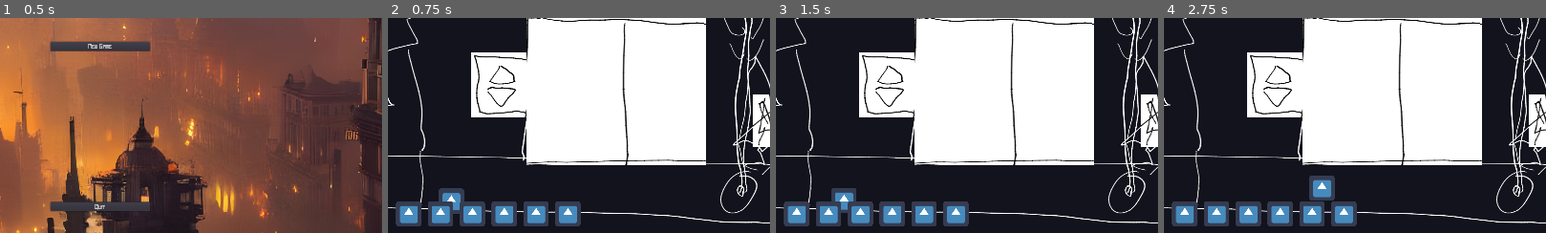
Above: before the commit, frames 1-4 (left to right).
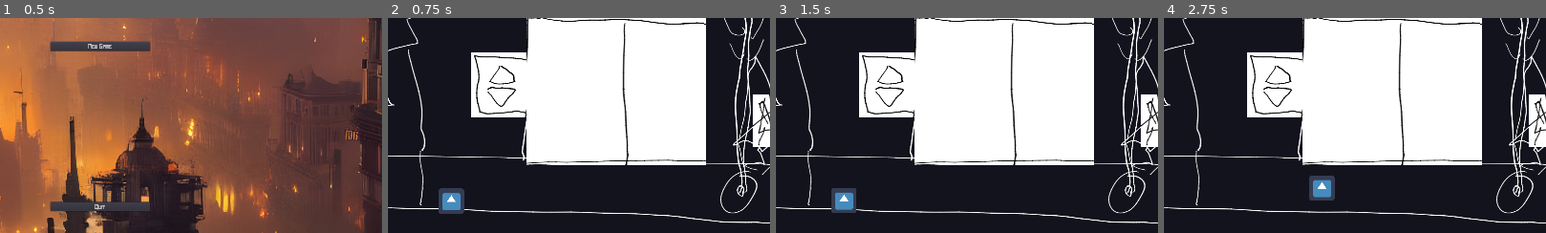
Above: after the commit, the same moments.

Repository: chippmann/dampfmechanische-einstellung
Game: Godot game, scene res://ui/menu/main_menu/MainMenu.tscn
Same seed, same stepped clock (60 frames per second), same inputs: the game is played once before the commit and once after it. The engine's default icon, where the game draws it, is replaced by a stand-in: a white triangle on a blue panel in a dark square. Sound files missing from this copy of the repository are replaced by a short silence.
Inputs (mouse positions are % of the whole screen's width and height, from its top left):
- Up to frame 1 (0.5 s): no input
- Up to frame 2 (0.75 s): click "New Game" at 0.5 s
- Up to frame 3 (1.5 s): click (86, 74) at 1.25 s
- Up to frame 4 (2.75 s): click (40, 96) at 2.02 s
The pictures show only the part of the screen within x 37-87%, y 50-100%; the shares and areas given below are measured in that part.

Frame 1 is identical in both runs. In frame 2, 4.5% of the frame differs, in the area x 2-51%, y 85-97%; in frame 3, 4.5%; in frame 4, 4.6%.

Commit message:
Update inventory ui when inventory changes

Diff:
--- a/TestScene.tscn
+++ b/TestScene.tscn
@@ -1,10 +1,11 @@
-[gd_scene load_steps=7 format=2]
+[gd_scene load_steps=8 format=2]
 
 [ext_resource path="res://objects/base/IneractableObject.tscn" type="PackedScene" id=1]
 [ext_resource path="res://objects/player/Player.tscn" type="PackedScene" id=2]
 [ext_resource path="res://TestScene.gd" type="Script" id=3]
 [ext_resource path="res://objects/testObject/TestAction.tres" type="Resource" id=4]
 [ext_resource path="res://ui/InGameUiOverlay.tscn" type="PackedScene" id=5]
+[ext_resource path="res://icon.png" type="Texture" id=6]
 
 [sub_resource type="NavigationPolygon" id=1]
 vertices = PoolVector2Array( 461, 598, 31, 497, 60, 371, 563, 438, 969, 536, 685, 249, 979, 287 )
@@ -19,6 +20,7 @@
 margin_top = 267.0
 margin_right = 741.0
 margin_bottom = 331.0
+texture_normal = ExtResource( 6 )
 actions = [ ExtResource( 4 ) ]
 
 [node name="Navigation2D" type="Navigation2D" parent="."]
@@ -34,6 +36,7 @@
 margin_top = 683.0
 margin_right = 774.0
 margin_bottom = 747.0
+texture_normal = ExtResource( 6 )
 actions = [ ExtResource( 4 ) ]
 
 [node name="InGameUiOverlay" parent="." instance=ExtResource( 5 )]
--- a/objects/Reception/ScrewDriver/ScrewDriverAction.gd
+++ b/objects/Reception/ScrewDriver/ScrewDriverAction.gd
@@ -3,7 +3,10 @@
 
 
 func _execute(_action_name: String) -> void:
-	Inventory.add_item("ScrewDriver")
+	Inventory.add_item(
+		"ScrewDriver",
+		{ "preview": "res://assets/texture/Reception/ScrewDriver.png" }
+	)
 	ActionRelay.trigger("ScrewDriver", "set_visible", [false])
 	if GameState.save_game.reception_elevator_button_pressed:
 		ActionRelay.trigger("ElevatorDoor", "emit_signal", ["pressed"])
--- a/objects/base/IneractableObject.gd
+++ b/objects/base/IneractableObject.gd
@@ -17,6 +17,16 @@
 		ActionRelay.try_execute_action(action, funcref(self, "_play_audio"), rect_global_position)
 
 
+func can_drop_data(position: Vector2, data) -> bool:
+	return data is Dictionary && data.has("inventory_id")
+
+
+func drop_data(position: Vector2, data)  -> void:
+	assert(data is Dictionary && data.has("inventory_id"), "Drop data malformed. Check can_drop_data method")
+	var inventory_id = data["inventory_id"]
+	print("Dropped inventory with id %s onto me" % inventory_id)
+
+
 func _provide_action() -> Resource:
 	for action in actions:
 		if action.is_condition_met(action.name):
--- a/project.godot
+++ b/project.godot
@@ -38,6 +38,11 @@
 "class": "InteractableObject",
 "language": "GDScript",
 "path": "res://objects/base/IneractableObject.gd"
+}, {
+"base": "TextureButton",
+"class": "InventoryItem",
+"language": "GDScript",
+"path": "res://ui/InventoryItem.gd"
 }, {
 "base": "Button",
 "class": "NewGameButton",
@@ -96,6 +101,7 @@
 "ElevatorButtonAction": "",
 "ElevatorDoorCondition": "",
 "InteractableObject": "",
+"InventoryItem": "",
 "NewGameButton": "",
 "Player": "",
 "QuitButton": "",
--- a/singletons/Inventory.gd
+++ b/singletons/Inventory.gd
@@ -1,6 +1,9 @@
 extends Node
 # class name provided through autoload
 #class_name Inventory
+
+signal item_added(item_id, item_content)
+signal item_removed(item_id)
 
 
 func has_object(objectId: String) -> bool:
@@ -10,8 +13,14 @@
 func use_item(objectId: String) -> Object:
 	var object = GameState.save_game.inventory.get(objectId)
 	var _ignored = GameState.save_game.inventory.erase(objectId)
+	emit_signal("item_removed", objectId)
 	return object
 
 
 func add_item(objectId: String, objectContent = {}) -> void:
 	GameState.save_game.inventory[objectId] = objectContent
+	emit_signal("item_added", objectId, objectContent)
+
+
+func get_inventory() -> Dictionary:
+	return GameState.save_game.inventory
--- a/ui/InGameUiOverlay.tscn
+++ b/ui/InGameUiOverlay.tscn
@@ -1,6 +1,7 @@
-[gd_scene load_steps=2 format=2]
+[gd_scene load_steps=3 format=2]
 
-[ext_resource path="res://icon.png" type="Texture" id=1]
+[ext_resource path="res://ui/InventoryItem.tscn" type="PackedScene" id=2]
+[ext_resource path="res://ui/InventoryList.gd" type="Script" id=3]
 
 [node name="InGameUiOverlay" type="CanvasLayer"]
 
@@ -39,47 +40,14 @@
 size_flags_vertical = 11
 size_flags_stretch_ratio = 0.1
 
-[node name="HBoxContainer" type="HBoxContainer" parent="Control/MarginContainer/VBoxContainer/ScrollContainer"]
-margin_left = 712.0
-margin_top = 41.0
-margin_right = 1176.0
+[node name="InventoryList" type="HBoxContainer" parent="Control/MarginContainer/VBoxContainer/ScrollContainer"]
+margin_left = 944.0
+margin_top = 105.0
+margin_right = 944.0
 margin_bottom = 105.0
 mouse_filter = 2
 size_flags_horizontal = 6
 size_flags_vertical = 10
 custom_constants/separation = 16
-
-[node name="TextureButton" type="TextureButton" parent="Control/MarginContainer/VBoxContainer/ScrollContainer/HBoxContainer"]
-margin_right = 64.0
-margin_bottom = 64.0
-texture_normal = ExtResource( 1 )
-
-[node name="TextureButton2" type="TextureButton" parent="Control/MarginContainer/VBoxContainer/ScrollContainer/HBoxContainer"]
-margin_left = 80.0
-margin_right = 144.0
-margin_bottom = 64.0
-texture_normal = ExtResource( 1 )
-
-[node name="TextureButton3" type="TextureButton" parent="Control/MarginContainer/VBoxContainer/ScrollContainer/HBoxContainer"]
-margin_left = 160.0
-margin_right = 224.0
-margin_bottom = 64.0
-texture_normal = ExtResource( 1 )
-
-[node name="TextureButton4" type="TextureButton" parent="Control/MarginContainer/VBoxContainer/ScrollContainer/HBoxContainer"]
-margin_left = 240.0
-margin_right = 304.0
-margin_bottom = 64.0
-texture_normal = ExtResource( 1 )
-
-[node name="TextureButton5" type="TextureButton" parent="Control/MarginContainer/VBoxContainer/ScrollContainer/HBoxContainer"]
-margin_left = 320.0
-margin_right = 384.0
-margin_bottom = 64.0
-texture_normal = ExtResource( 1 )
-
-[node name="TextureButton6" type="TextureButton" parent="Control/MarginContainer/VBoxContainer/ScrollContainer/HBoxContainer"]
-margin_left = 400.0
-margin_right = 464.0
-margin_bottom = 64.0
-texture_normal = ExtResource( 1 )
+script = ExtResource( 3 )
+inventory_item_packed_scene = ExtResource( 2 )
--- /dev/null
+++ b/ui/InventoryItem.gd
@@ -0,0 +1,17 @@
+extends TextureButton
+class_name InventoryItem
+
+export var inventory_id: String
+export var inventory_preview: Texture
+
+func _ready() -> void:
+	texture_normal = inventory_preview
+	rect_min_size = Vector2(64, 64)
+
+func get_drag_data(_position: Vector2):
+	var texture_rect = TextureRect.new()
+	texture_rect.texture = inventory_preview
+	texture_rect.expand = true
+	texture_rect.rect_min_size = Vector2(64, 64)
+	set_drag_preview(texture_rect)
+	return { "inventory_id": inventory_id }
--- /dev/null
+++ b/ui/InventoryItem.tscn
@@ -0,0 +1,11 @@
+[gd_scene load_steps=3 format=2]
+
+[ext_resource path="res://icon.png" type="Texture" id=1]
+[ext_resource path="res://ui/InventoryItem.gd" type="Script" id=2]
+
+[node name="InventoryItem" type="TextureButton"]
+margin_right = 64.0
+margin_bottom = 64.0
+texture_normal = ExtResource( 1 )
+expand = true
+script = ExtResource( 2 )
--- /dev/null
+++ b/ui/InventoryList.gd
@@ -0,0 +1,31 @@
+extends HBoxContainer
+
+export var inventory_item_packed_scene: PackedScene
+
+
+func _ready() -> void:
+	Inventory.connect("item_added", self, "_on_inventory_item_added")
+	Inventory.connect("item_removed", self, "_on_inventory_item_removed")
+
+	var inventory := Inventory.get_inventory()
+	for key in inventory.keys():
+		_add_item(key, inventory[key]["preview"])
+
+
+func _add_item(inventory_id: String, preview_resource_path: String) -> void:
+	var item_preview: Texture = load(preview_resource_path)
+	var inventory_item: InventoryItem = inventory_item_packed_scene.instance()
+	inventory_item.inventory_id = inventory_id
+	inventory_item.inventory_preview = item_preview
+
+	add_child(inventory_item)
+
+
+func _on_inventory_item_added(inventory_id: String, data: Dictionary) -> void:
+	_add_item(inventory_id, data["preview"])
+
+
+func _on_inventory_item_removed(inventory_id: String) -> void:
+	for child in get_children():
+		if child is InventoryItem && child.inventory_id == inventory_id:
+			child.queue_free()
